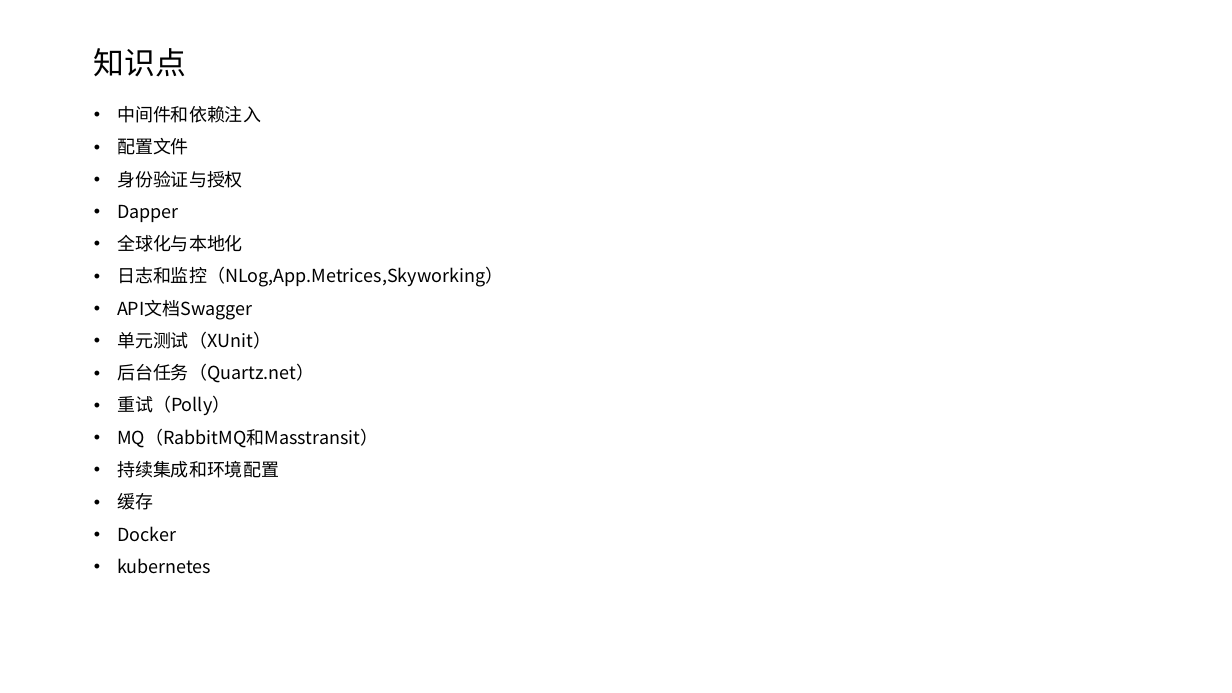
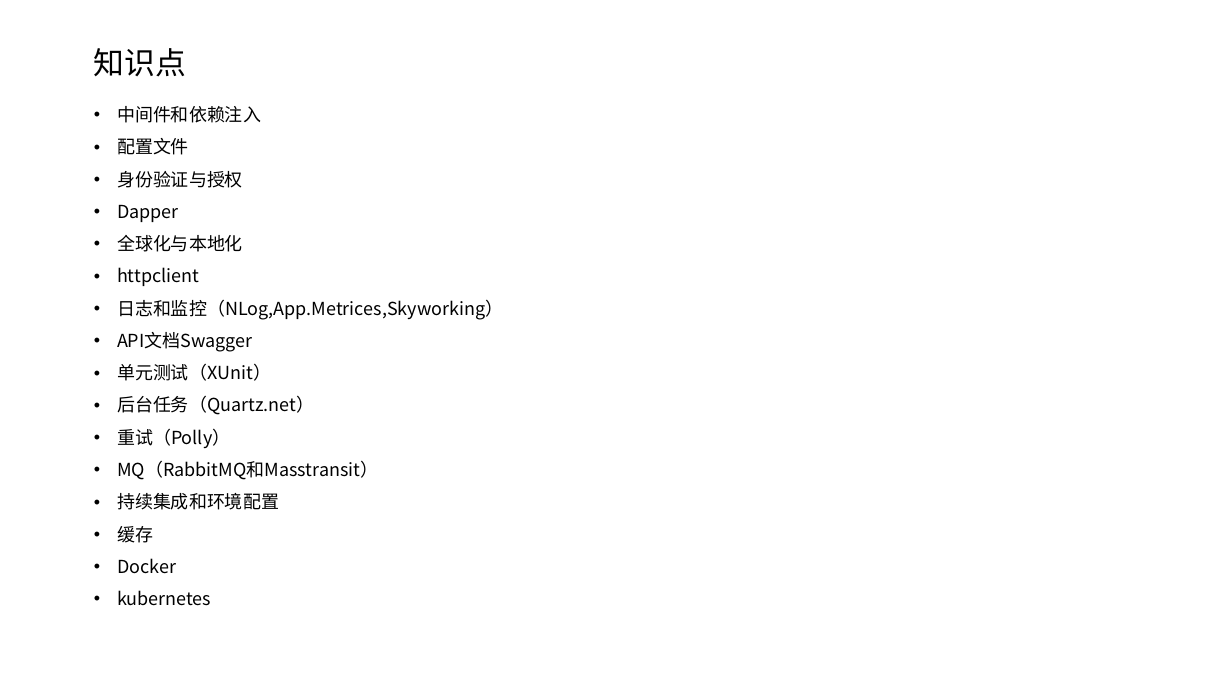
Before and after one commit to axzxs2001/aspnetcore5.0, a slide deck: slide 2 of aspnetcore3.0course/docs/aspnetcore3.0course.pptx. Drawn at 1232x693 pixels with LibreOffice and Linux fonts; fonts in the diff are those of the drawing. Boxes give left, top, right and bottom in pixels: in the first picture for what was removed or moved away, otherwise in the second. Text is boxed around its words. In the diff, an @@ line names an element or a change of style, - is before the commit and + after.

```diff
--- a/aspnetcore3.0course/docs/aspnetcore3.0course.pptx
+++ b/aspnetcore3.0course/docs/aspnetcore3.0course.pptx
@@ text at <box>117,267,199,286</box>: paragraph added @@
+• httpclient
```
Also in this commit, not shown: 1 other slide changed, 1 slide added, 16 other files.
